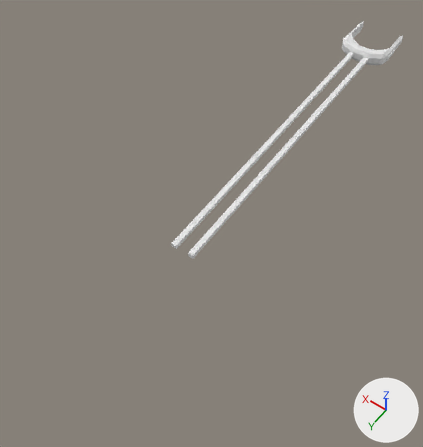
Renders of the OBJ model art/3D_Env/3D_Assets/3D_Models/Props_Models/7_BrainJar/BrainJarClaw.obj from each side of a commit.
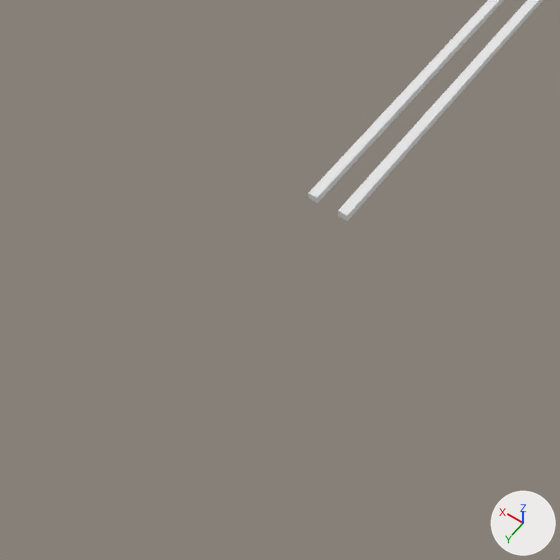
Each version appears first whole from a camera (50 mm lens) standing at (-17.7, 56.0, 45.2) and looking at (0.9, 30.0, 4.3), and next in a close-up on the part from 0% to 74% of the width and 30% to 100% of the height. Lighting does not change. The marker at lower right points along +X, +Y and +Z. The older version's two pictures come first. Where no turn or scale is listed for an object, it has been applied to the vertices.

Names of what the first close-up shows: 'BrainJarClaw'.
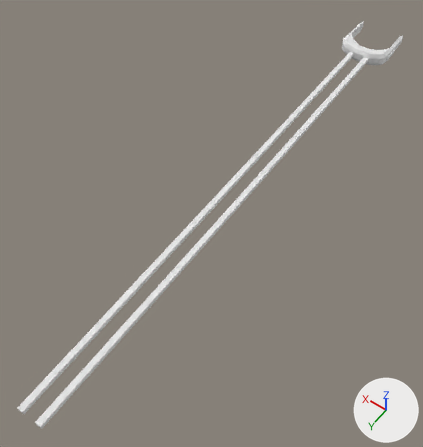
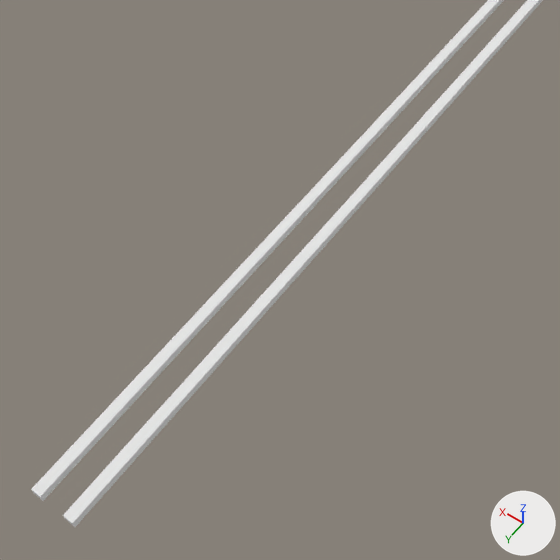
The newer file is also turned or shifted as a whole; pictures and numbers use the older file's frame.

Diff of the bpy script that builds the scene:
```diff
--- a/art/3D_Env/3D_Assets/3D_Models/Props_Models/7_BrainJar/BrainJarClaw.obj.py
+++ b/art/3D_Env/3D_Assets/3D_Models/Props_Models/7_BrainJar/BrainJarClaw.obj.py
@@ me_brainjarclaw @@
 # used by ob_brainjarclaw; location = (0.0, 0.0, 0.0)
 # before: 200 (1.0, 35.3, 7.2) at pixel (308, 192), 201 (1.0, 35.3, 6.8) at pixel (308, 198), 202 (-1.1, 35.3, 6.8) at pixel (347, 221), 203 (-1.1, 35.3, 7.2) at pixel (347, 215), 204 (0.5, 35.3, 6.8) at pixel (317, 203)
 # before: 205 (0.5, 35.3, 7.2) at pixel (317, 197), 206 (-0.6, 35.3, 7.2) at pixel (338, 210), 207 (-0.6, 35.3, 6.8) at pixel (338, 215)
-me_brainjarclaw.from_pydata(...)  # 296 vertices, 294 faces; spans x -2.7..2.7, y -1.4..35.3, z 6.3..7.7
+me_brainjarclaw.from_pydata(...)  # 296 vertices, 294 faces; spans x -2.7..2.7, y -1.4..51.8, z 6.3..7.7
+# me_brainjarclaw part 1
+for i in [*range(200, 208)]: me_brainjarclaw.vertices[i].co += Vector((0.0, 16.5, 0.0))
 me_brainjarclaw.materials.append(mat_gween_004)
```

Changed parts and their boxes (x1, y1, x2, y2) in the close-ups (560 x 560 px; the box of a moved part takes in the faces that stretch with it):
'BrainJarClaw', reshaped: before (308, 0, 543, 221); after (31, 0, 543, 527)
part 1 of me_brainjarclaw, moved or reshaped: before (308, 173, 353, 221); after (31, 173, 353, 527)
